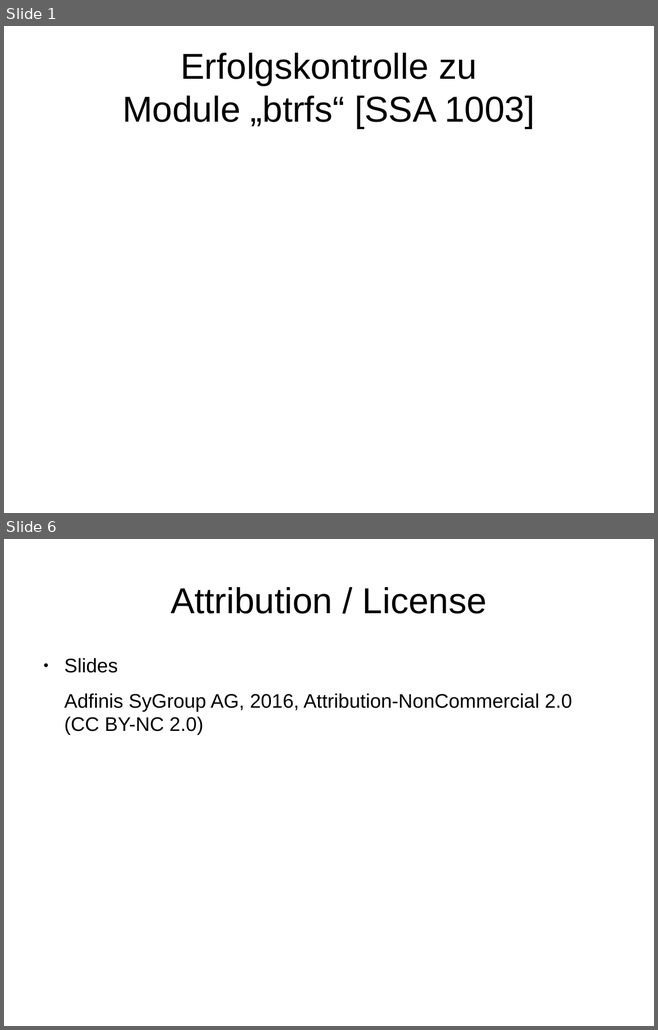
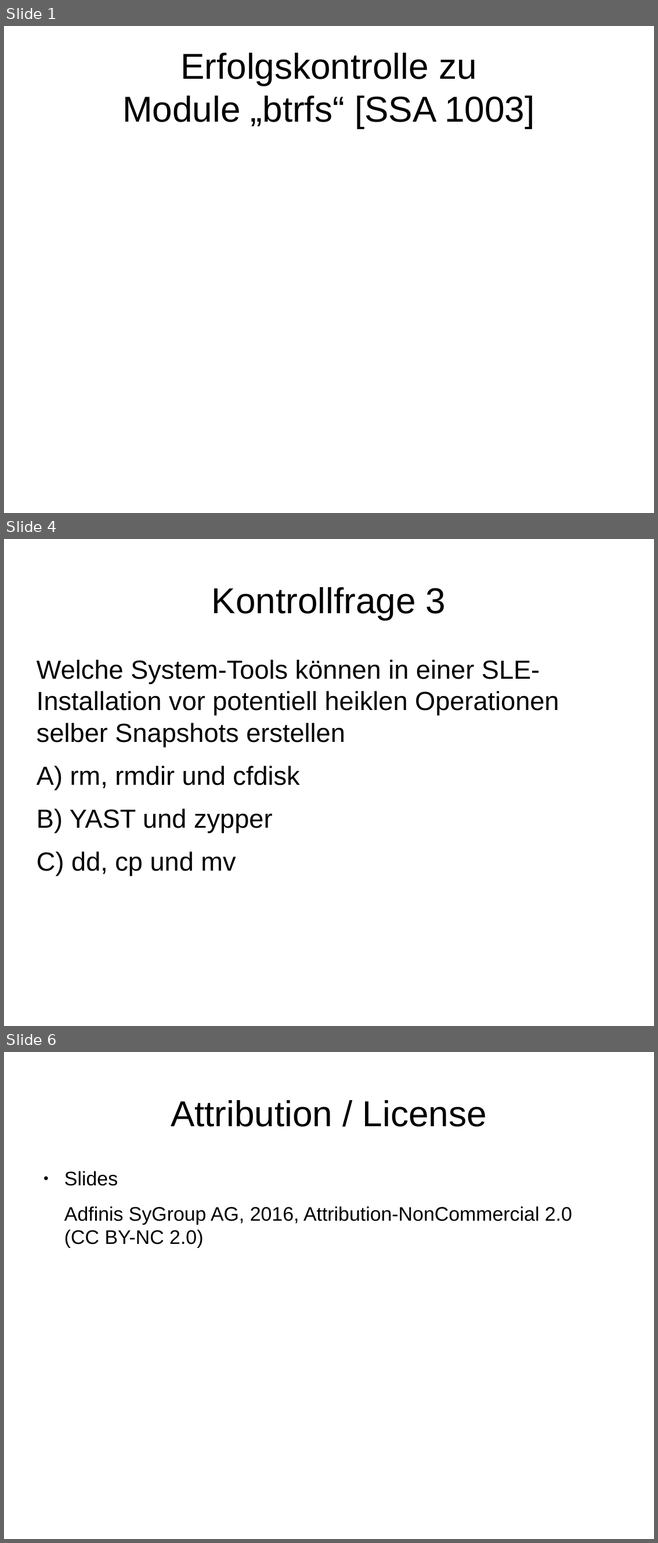
Before and after one commit to adfinis/adsy-trainings, a slide deck: SSA_SUSE-System-Administration/1006_snapper/modul_snapper_1006_04_check.odp. Shown one above the other, each under a label of ours: slides 1 and 6 before the commit, slides 1, 4 and 6 after it; the slides between them are not shown. The pictures are 658x1030 and 658x1543 pixels, drawn with LibreOffice and Linux fonts; fonts in the diff are those of the drawing. Boxes give left, top, right and bottom in pixels: in the first picture for what was removed or moved away, otherwise in the second. Text is boxed around its words. In the diff, an @@ line names an element or a change of style, - is before the commit and + after.

```diff
--- a/SSA_SUSE-System-Administration/1006_snapper/modul_snapper_1006_04_check.odp
+++ b/SSA_SUSE-System-Administration/1006_snapper/modul_snapper_1006_04_check.odp
@@ slide 4 added at [4,539,654,1026], background #FFFFFF @@
@@ title added at [212,587,446,620], 44 pt, text #000000 @@
+Kontrollfrage 3
@@ text added at [36,660,558,876], 32 pt, text #000000 @@
+Welche System-Tools können in einer SLE-Installation vor potentiell heiklen Operationen selber Snapshots erstellen
+A) rm, rmdir und cfdisk
+B) YAST und zypper
+C) dd, cp und mv
```
Also in this commit, not shown: 3 slides changed, 1 slide removed, 2 other files.
